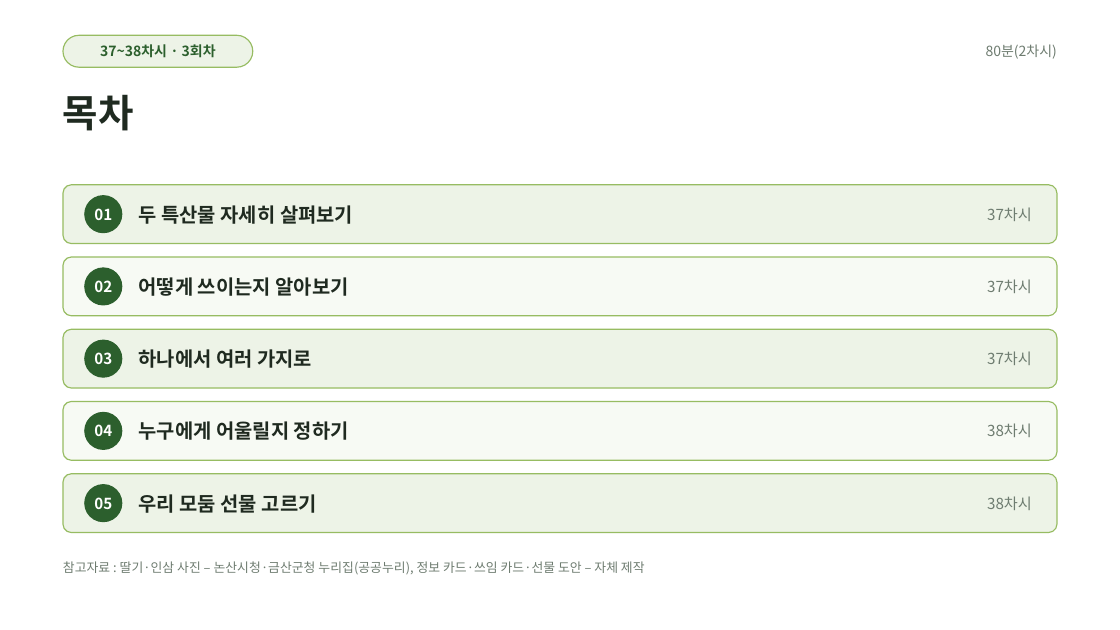
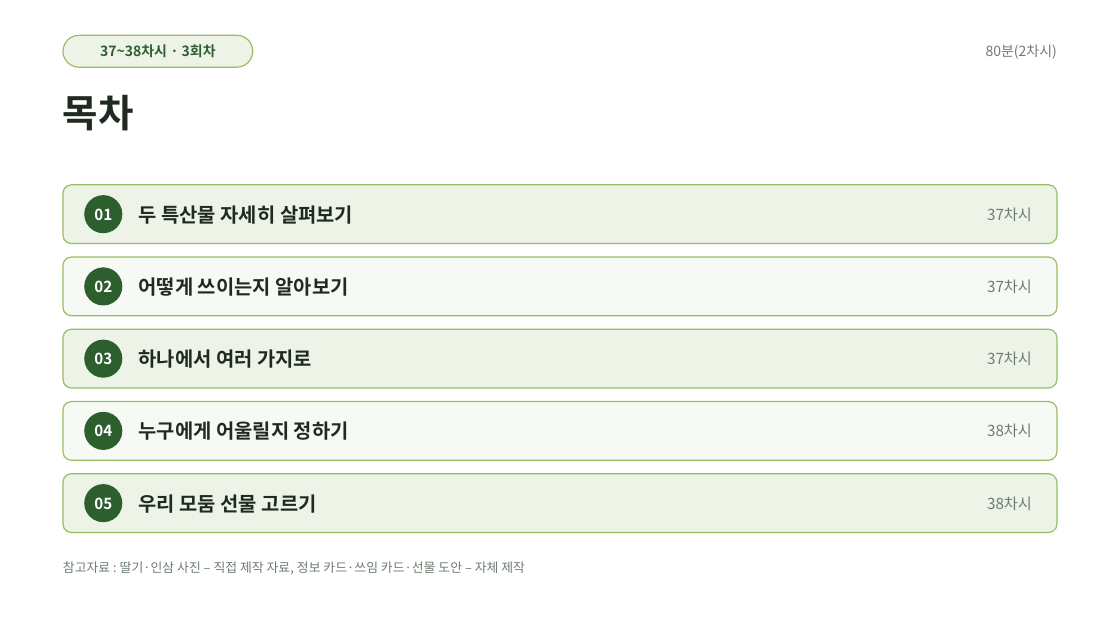
Before and after one commit to AHyeon97/work-for-AH, a slide deck: slide 2 of 우리고장 탐험대/37~40차시(논산계룡금산)/늘봄앵커_우리충남탐험놀이_37~38차시(논산계룡금산_특산물)_수업PPT.pptx. Drawn at 1120x630 pixels with LibreOffice and Linux fonts; fonts in the diff are those of the drawing. Boxes give left, top, right and bottom in pixels: in the first picture for what was removed or moved away, otherwise in the second. Text is boxed around its words. In the diff, an @@ line names an element or a change of style, - is before the commit and + after.

```diff
--- a/우리고장 탐험대/37~40차시(논산계룡금산)/늘봄앵커_우리충남탐험놀이_37~38차시(논산계룡금산_특산물)_수업PPT.pptx
+++ b/우리고장 탐험대/37~40차시(논산계룡금산)/늘봄앵커_우리충남탐험놀이_37~38차시(논산계룡금산_특산물)_수업PPT.pptx
@@ text at bbox=[63, 561, 525, 574]: text changed @@
-참고자료 : 딸기·인삼 사진 – 논산시청·금산군청 누리집(공공누리), 정보 카드·쓰임 카드·선물 도안 – 자체 제작
+참고자료 : 딸기·인삼 사진 – 직접 제작 자료, 정보 카드·쓰임 카드·선물 도안 – 자체 제작
```
Also in this commit, not shown: 2 other slides changed, 6 other files.
